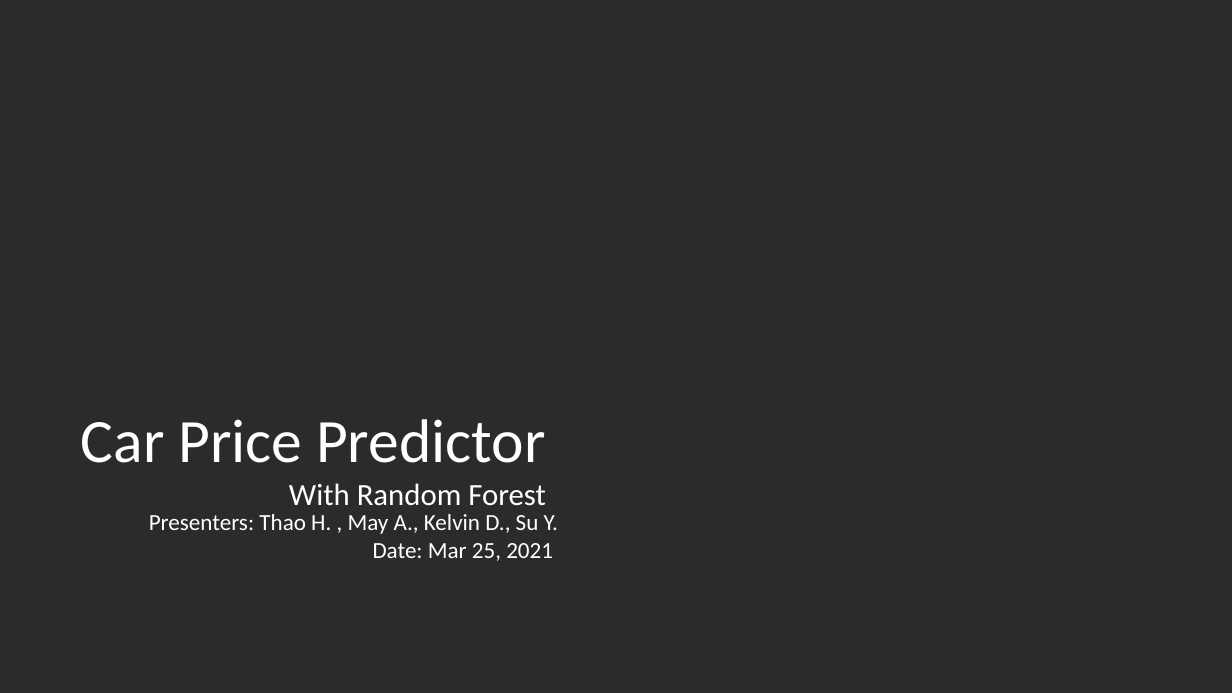
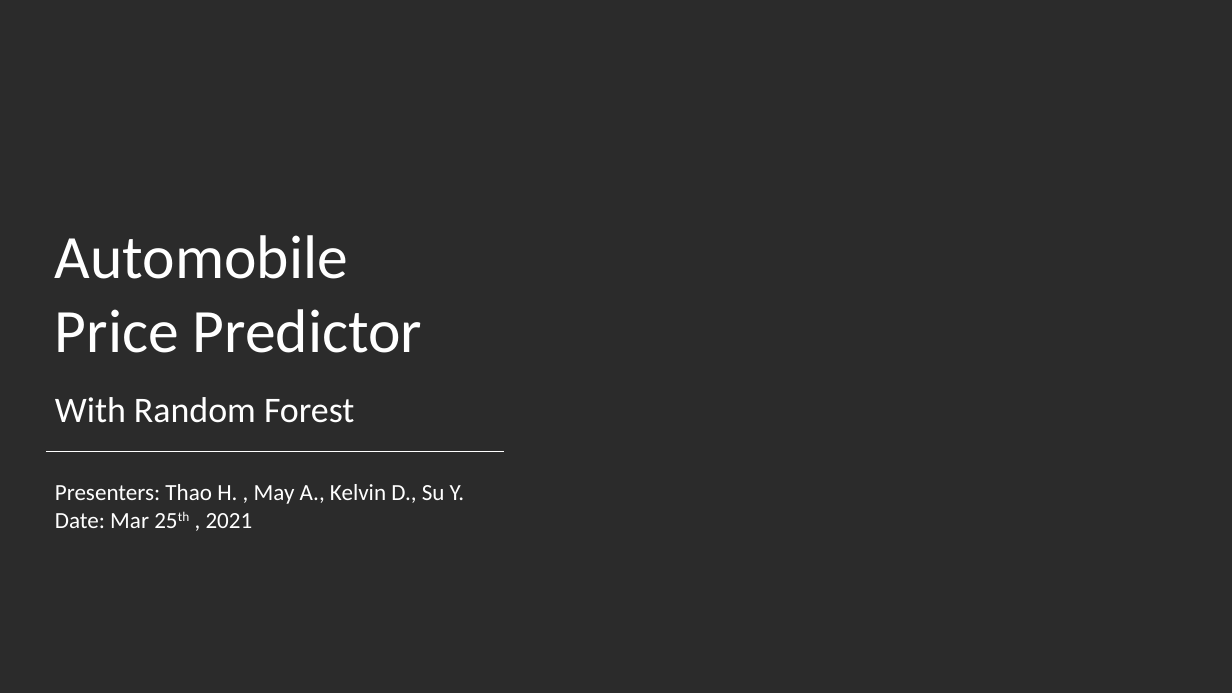
Before and after one commit to Dearsu520/automotive-modeling-project, a slide deck: slide 1 of ETL/Final Project.pptx. Drawn at 1232x693 pixels with LibreOffice and Linux fonts; fonts in the diff are those of the drawing; background and template pictures are left out; a plain dark background stands for a picture behind light text. Boxes give left, top, right and bottom in pixels: in the first picture for what was removed or moved away, otherwise in the second. Text is boxed around its words. In the diff, an @@ line names an element or a change of style, - is before the commit and + after.

```diff
--- a/ETL/Final Project.pptx
+++ b/ETL/Final Project.pptx
@@ text "Automobile": place and size @@
-text "Automobile" at (81, 419, 546, 506)
+text "Automobile" at (55, 235, 422, 423)
@@ text at (55, 235, 422, 353): text changed @@
-Car Price Predictor
+Automobile
+Price Predictor
@@ text at (55, 397, 354, 423): size 24 to 28 pt in "With Random Forest"; alignment right to left; line spacing 1 to 1.5 @@
@@ text "Presenters: Thao H. , May ...": place and size @@
-text "Presenters: Thao H. , May ..." at (149, 514, 558, 561)
+text "Presenters: Thao H. , May ..." at (55, 484, 464, 528)
@@ line added from (46, 451) to (505, 451), #FFFFFF 1 pt @@
@@ text at (55, 484, 464, 504): alignment right to left @@
@@ text at (55, 513, 253, 528): text changed @@
-Date: Mar 25, 2021
+Date: Mar 25th , 2021
```
Also in this commit, not shown: 28 other slides changed, 4 slides added, 3 slides removed.
